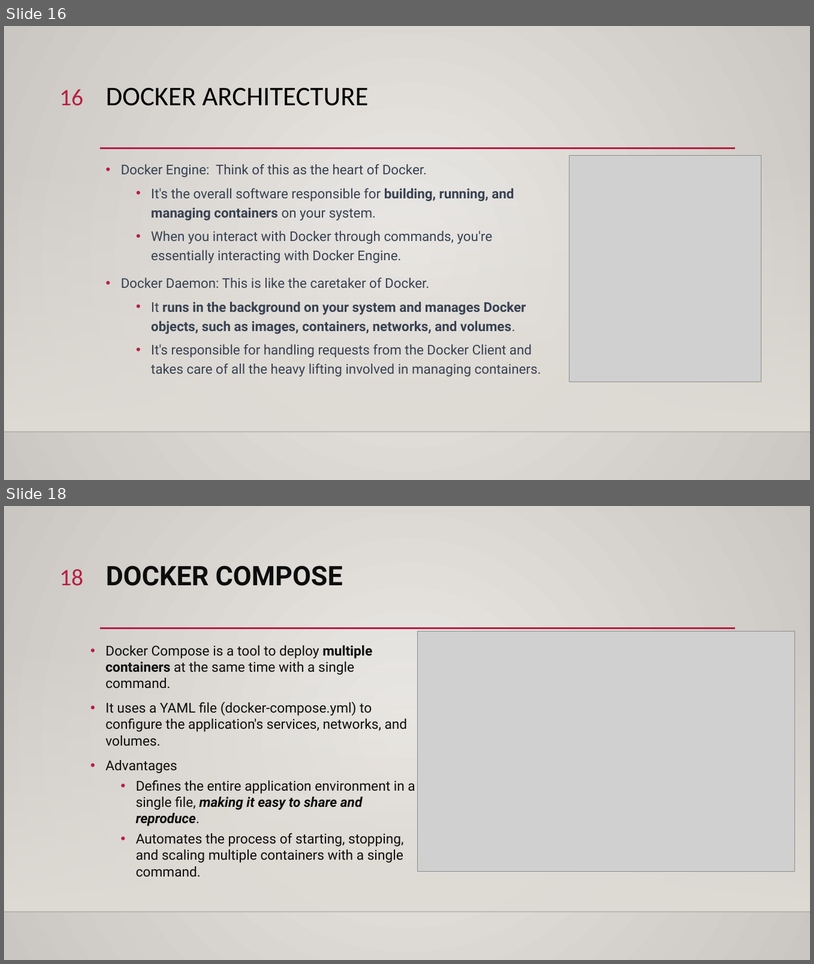
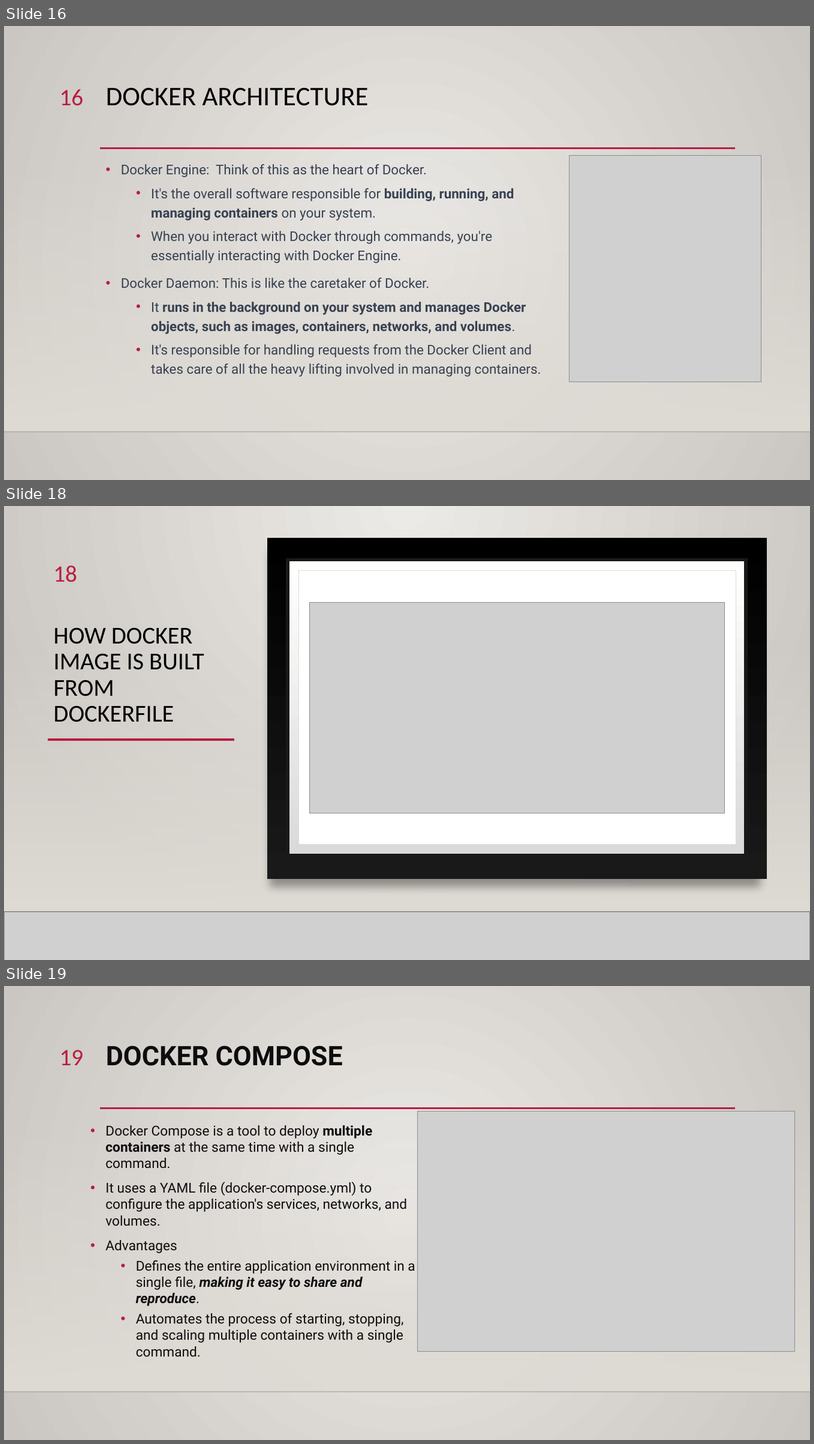
Before and after one commit to ddum-sutd/docker_workshop, a slide deck: Docker_workshop.pptx. Shown one above the other, each under a label of ours: slides 16 and 18 before the commit, slides 16, 18 and 19 after it; the slides between them are not shown. The pictures are 814x964 and 814x1444 pixels, drawn with LibreOffice and Linux fonts; fonts in the diff are those of the drawing; grey boxes stand for pictures; background and template pictures are left out. Boxes give left, top, right and bottom in pixels: in the first picture for what was removed or moved away, otherwise in the second. Text is boxed around its words. In the diff, an @@ line names an element or a change of style, - is before the commit and + after.

```diff
--- a/Docker_workshop.pptx
+++ b/Docker_workshop.pptx
@@ slide 18 added at <box>4,506,810,960</box>, background gradient #ECEAE7 to #CAC7C1; not listed: 3 template elements that a slide beside it also shows @@
@@ rectangle added at <box>4,506,810,960</box>, fill gradient #ECEAE7 to #CAC7C1 @@
@@ rectangle added at <box>267,538,767,879</box>, fill gradient #000001 to #191919 @@
@@ page number added at <box>53,565,77,582</box>, 28 pt, text #B71E42 @@
+18
@@ rectangle added at <box>288,560,746,855</box>, fill gradient #DADADA to #FFFFFE, outline #191919 4 pt @@
@@ rectangle added at <box>299,571,736,844</box>, fill #FFFFFF, outline #DFDBD5 0.5 pt @@
@@ picture added at <box>309,602,725,813</box> @@
@@ title added at <box>54,628,204,722</box>, 28.8 pt, text #000000 @@
+HOW DOCKER IMAGE IS BUILT FROM DOCKERFILE
@@ rectangle added at <box>4,640,810,912</box>, fill gradient #DFDBD5 @@
@@ rectangle added at <box>4,640,810,912</box>, fill gradient #DFDBD5 @@
@@ line added from (48, 739) to (234, 739), #B71E42 2.5 pt @@
@@ line added from (164, 739) to (735, 739), #B71E42 2.5 pt @@
@@ line added from (4, 912) to (810, 912), #000001 1 pt @@
@@ picture added at <box>4,912,810,960</box> @@
@@ line added from (4, 912) to (810, 912), #000001 1 pt @@
@@ what was slide 18 is now slide 19 @@
@@ page number at <box>60,1050,84,1065</box>: text changed @@
-18
+19
```
Also in this commit, not shown: 3 slides changed, 1 other slide added.
